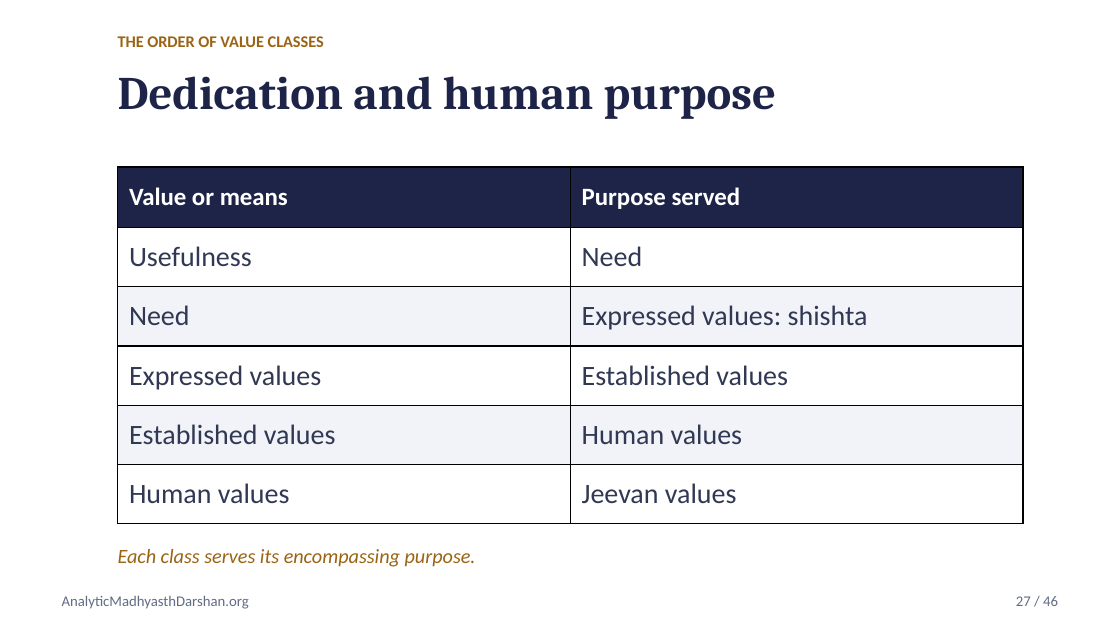
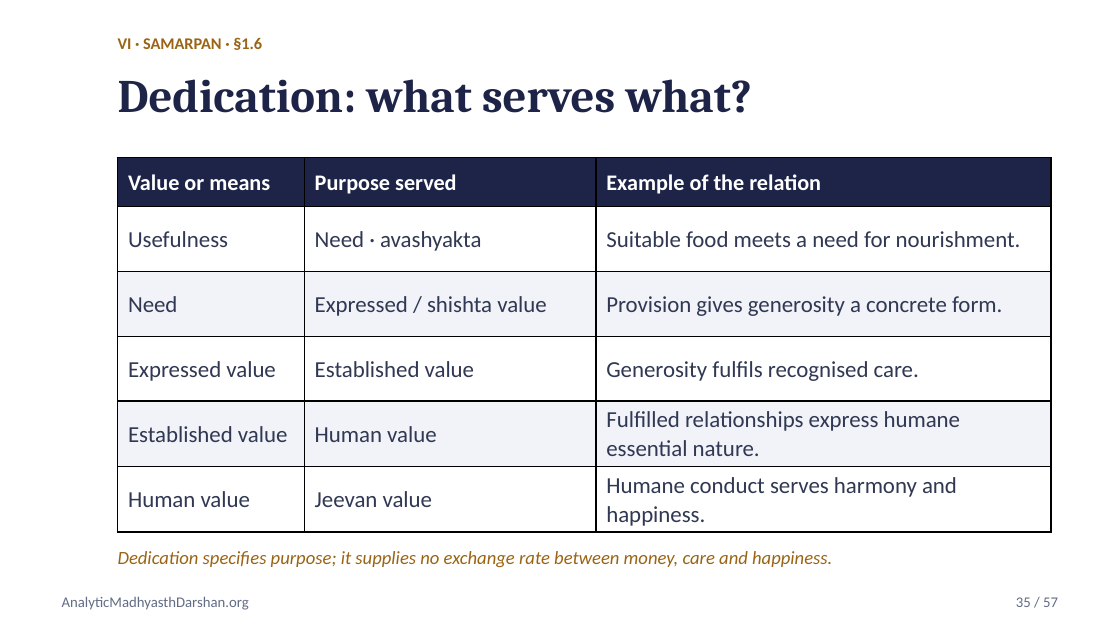
Before and after one commit to raghavamohan/AnalyticMadhyasthDarshan, a slide deck: slide 35 of Studies/Axiology-Value-Theory/Axiology-Value-Theory-Madhyasth-Darshan.pptx (slide 27 before the commit). Drawn at 1120x630 pixels with LibreOffice and Linux fonts; fonts in the diff are those of the drawing. Boxes give left, top, right and bottom in pixels: in the first picture for what was removed or moved away, otherwise in the second. Text is boxed around its words. In the diff, an @@ line names an element or a change of style, - is before the commit and + after.

Commit message:
Expand axiology companion deck with detailed value framework

```diff
--- a/Studies/Axiology-Value-Theory/Axiology-Value-Theory-Madhyasth-Darshan.pptx
+++ b/Studies/Axiology-Value-Theory/Axiology-Value-Theory-Madhyasth-Darshan.pptx
@@ text at [118,37,262,50]: text changed @@
-THE ORDER OF VALUE CLASSES
+VI · SAMARPAN · §1.6
@@ text at [118,79,752,113]: text changed @@
-Dedication and human purpose
+Dedication: what serves what?
@@ table at [118,158,1051,531] @@
-column 1: Value or means | Usefulness | Need | Expressed values | Established values | Human values
-column 2: Purpose served | Need | Expressed values: shishta | Established values | Human values | Jeevan values
+column 1: Value or means | Usefulness | Need | Expressed value | Established value | Human value
+column 2: Purpose served | Need · avashyakta | Expressed / shishta value | Established value | Human value | Jeevan value
+column 3: Example of the relation | Suitable food meets a need for nourishment. | Provision gives generosity a concrete form. | Generosity fulfils recognised care. | Fulfilled relationships express humane essential nature. | Humane conduct serves harmony and happiness.
@@ table: place and size @@
-table at [118,167,1023,524]
+table at [118,158,1051,531]
@@ text at [118,551,832,567]: text changed; size 13 to 12 pt @@
-Each class serves its encompassing purpose.
+Dedication specifies purpose; it supplies no exchange rate between money, care and happiness.
@@ text at [1016,597,1058,607]: text changed @@
-27 / 46
+35 / 57
```
Also in this commit, not shown: 18 other slides changed, 38 slides added, 27 slides removed, 1 other file.
